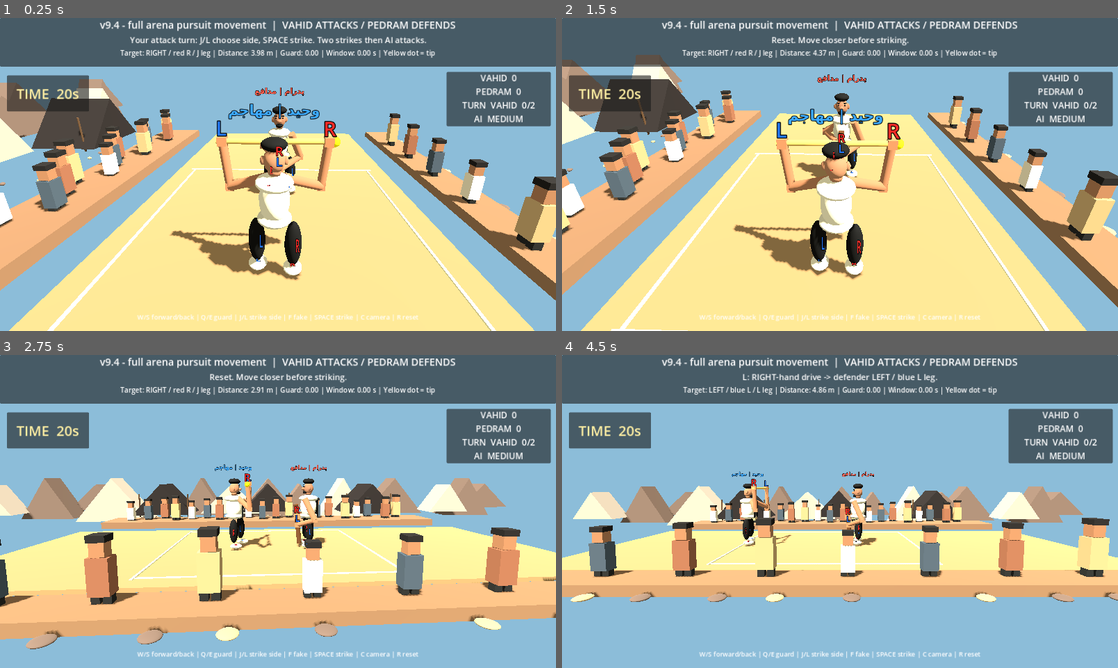
Above: before the commit, frames 1-4 (two rows, left to right).
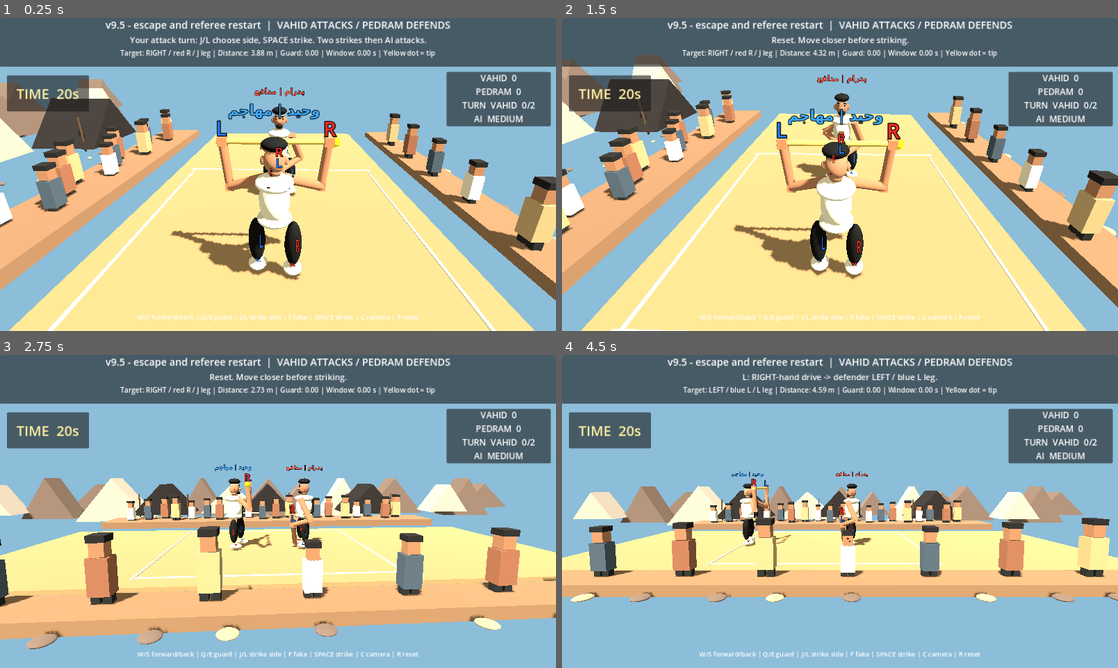
Above: after the commit, the same moments.

Repository: vahidainima-prog/tarke-darak-game
Game: Godot game, scene res://main.tscn
The game is run twice, just before and just after one commit, with the same random seed, the same clock (stepped at 60 frames per second) and the same inputs.
Inputs:
- Up to frame 1 (0.25 s): no input
- Up to frame 2 (1.5 s): tap Enter at 0.5 s; hold W 0.53-1.28 s; tap R at 0.6, 1.35 s; tap Space at 0.77 s; hold S from 1.28 s (still down)
- Up to frame 3 (2.75 s): tap Space at 1.52 s; release S at 2.03 s; hold W from 2.03 s (still down); tap C at 2.1 s; tap R at 2.3 s
- Up to frame 4 (4.5 s): tap Tab at 2.85 s; tap Space at 3.02, 3.77 s; tap R at 3.05, 3.8 s; release W at 3.53 s; hold S from 3.53 s (still down); tap J at 3.6 s; tap L at 4.35 s

The runs differ from the first frame. In frame 1, 1.3% of the frame differs, in the area x 17-82%, y 0-57%; in frame 2, 1.3%; in frame 3, 1.8%, in the area x 17-82%, y 0-63%; in frame 4, 1.7%.

Commit message:
v9.5: occasional AI boundary escape, inward recovery, referee reset after penalty

Diff:
--- a/tarke_darak_godot_v2/main.gd
+++ b/tarke_darak_godot_v2/main.gd
@@ -2,7 +2,7 @@
 
 # Godot 4.x — visual mechanics test. Side camera looks along -Z.
 # Feint depth: negative Z is BEHIND the attacker; positive Z is IN FRONT.
-const BUILD_LABEL := "v9.4 - full arena pursuit movement"
+const BUILD_LABEL := "v9.5 - escape and referee restart"
 const DEF_X := 1.55
 const STRIKES_PER_TURN := 2
 const STRIKE_TIME_LIMIT := 20.0
@@ -92,6 +92,8 @@
 var swap_defender_from := Vector3.ZERO
 var ai_step_target := 2.10
 var ai_step_wait := 0.0
+var ai_escape_time := 0.0
+var ai_escape_cooldown := 5.0
 var status: Label
 var header: Label
 var detail: Label
@@ -543,6 +545,8 @@
 				ai_fake_used = false
 				strike_time_left = STRIKE_TIME_LIMIT
 				ai_step_wait = 0.0
+				ai_escape_time = 0.0
+				ai_escape_cooldown = 5.0
 				attack_x = -2.7
 				defender_x = DEF_X
 				swing = -1.0
@@ -674,6 +678,38 @@
 			place_rod(segment, trail_points[i], trail_points[i + 1])
 
 
+func referee_restart() -> void:
+	# The referee separates fighters after an out-of-bounds penalty,
+	# so standing on the line cannot trap the opponent indefinitely.
+	attack_x = -2.7
+	defender_x = DEF_X
+	ai_escape_time = 0.0
+	ai_escape_cooldown = 5.0
+	ai_step_wait = 0.0
+	attacker_out_time = 0.0
+	defender_out_time = 0.0
+	attacker_out_penalized = false
+	defender_out_penalized = false
+	fake_timer = 0.0
+	feint_guard_bait = false
+	ai_guard_exposed = 0.0
+	swing = -1.0
+	recovery = -1.0
+	active_attack = false
+	impact_hold = 0.0
+	ai_guard_delay = -1.0
+	guard_window = 0.0
+	guard_target = 0.0
+	guard_shift = 0.0
+	guard_side = 0
+	opponent_delay = -1.0
+	ai_attack_wait = 1.0
+	strike_time_left = STRIKE_TIME_LIMIT
+	if pending_turn_change:
+		change_turn()
+	say("REFEREE: out-of-bounds penalty; fighters reset to center.")
+
+
 func change_turn() -> void:
 	pending_turn_change = false
 	strikes_used = 0
@@ -702,6 +738,8 @@
 	ai_attack_wait = 1.15
 	ai_fake_used = false
 	ai_step_wait = 0.0
+	ai_escape_time = 0.0
+	ai_escape_cooldown = 5.0
 	say("YOUR DEFENSE TURN: Q/E guard, W/S move." if defending else "YOUR ATTACK TURN: J/L side, SPACE strike, W/S move.")
 
 
@@ -1076,15 +1114,27 @@
 	# player's selected strike side, feint, or visual trail.
 	if swing < 0.0 and recovery < 0.0 and not pending_turn_change:
 		ai_step_wait -= delta
+		ai_escape_cooldown = maxf(0.0, ai_escape_cooldown - delta)
+		ai_escape_time = maxf(0.0, ai_escape_time - delta)
 		if ai_step_wait <= 0.0:
 			ai_step_wait = randf_range(0.7, 1.6)
 			ai_step_target = randf_range(1.8, 2.5)
+			# Pedram may briefly flee past the right boundary under pressure.
+			# It is rare, temporary, and has a cooldown.
+			if not defending and ai_escape_cooldown <= 0.0 and defender_x > ARENA_RIGHT - 0.65 and defender_x - attack_x < 2.5 and randf() < 0.28:
+				ai_escape_time = 1.6
+				ai_escape_cooldown = randf_range(7.0, 11.0)
 		if defending:
 			var desired_attack := clampf(defender_x - ai_step_target, MIN_X, minf(MAX_X, defender_x - MIN_FIGHTER_GAP))
 			attack_x = move_toward(attack_x, desired_attack, 1.45 * delta)
 		else:
 			var desired_defense := clampf(attack_x + ai_step_target, maxf(DEFENDER_MIN_X, attack_x + MIN_FIGHTER_GAP), DEFENDER_MAX_X)
-			defender_x = move_toward(defender_x, desired_defense, 1.1 * delta)
+			if ai_escape_time > 0.0:
+				desired_defense = minf(DEFENDER_MAX_X, maxf(ARENA_RIGHT + 0.55, attack_x + MIN_FIGHTER_GAP))
+			elif defender_x > ARENA_RIGHT:
+				# Prioritize returning rather than camping outside.
+				desired_defense = maxf(attack_x + MIN_FIGHTER_GAP, ARENA_RIGHT - 0.45)
+			defender_x = move_toward(defender_x, desired_defense, 1.5 * delta)
 	# Medium AI controls the attacker during the player's defense turn.
 	if defending and not pending_turn_change and swing < 0.0 and recovery < 0.0 and opponent_delay < 0.0:
 		if defender_x - attack_x <= 2.45:
@@ -1167,6 +1217,7 @@
 				score_hit -= OUT_PENALTY
 			attacker_out_penalized = true
 			say("ATTACKER OUT: 5 seconds outside arena! -100")
+			referee_restart()
 	else:
 		attacker_out_time = 0.0
 		attacker_out_penalized = false
@@ -1179,6 +1230,7 @@
 				score_block -= OUT_PENALTY
 			defender_out_penalized = true
 			say("DEFENDER OUT: 5 seconds outside arena! -100")
+			referee_restart()
 	else:
 		defender_out_time = 0.0
 		defender_out_penalized = false
